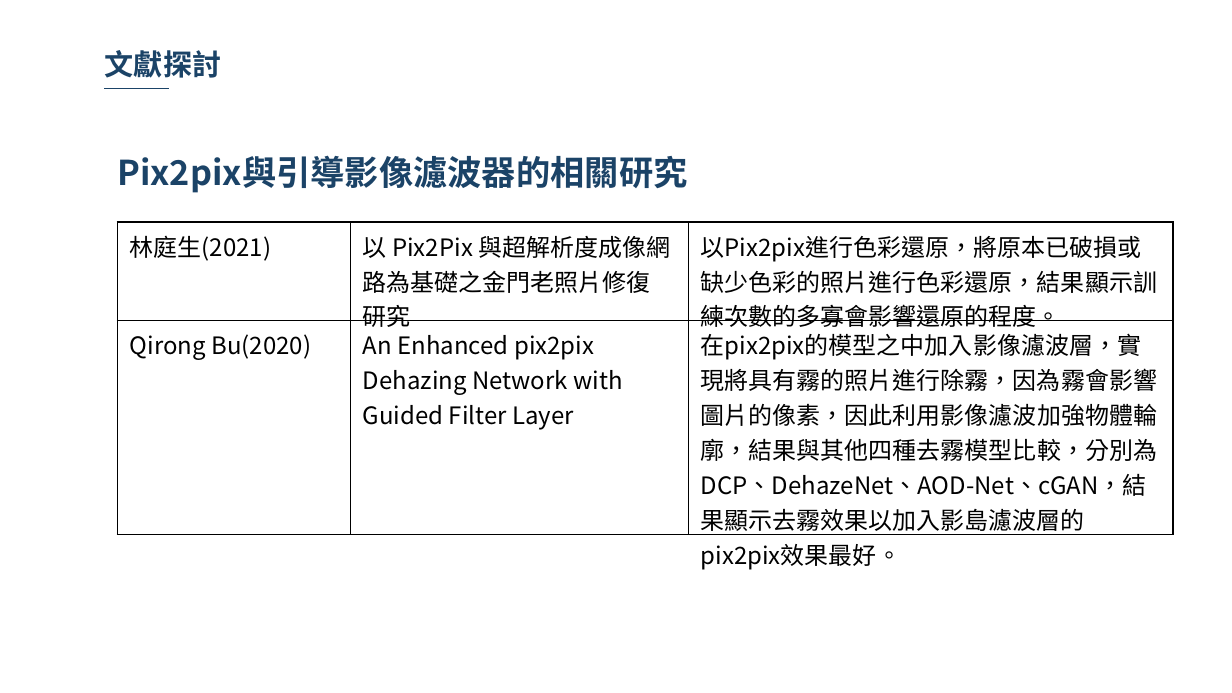
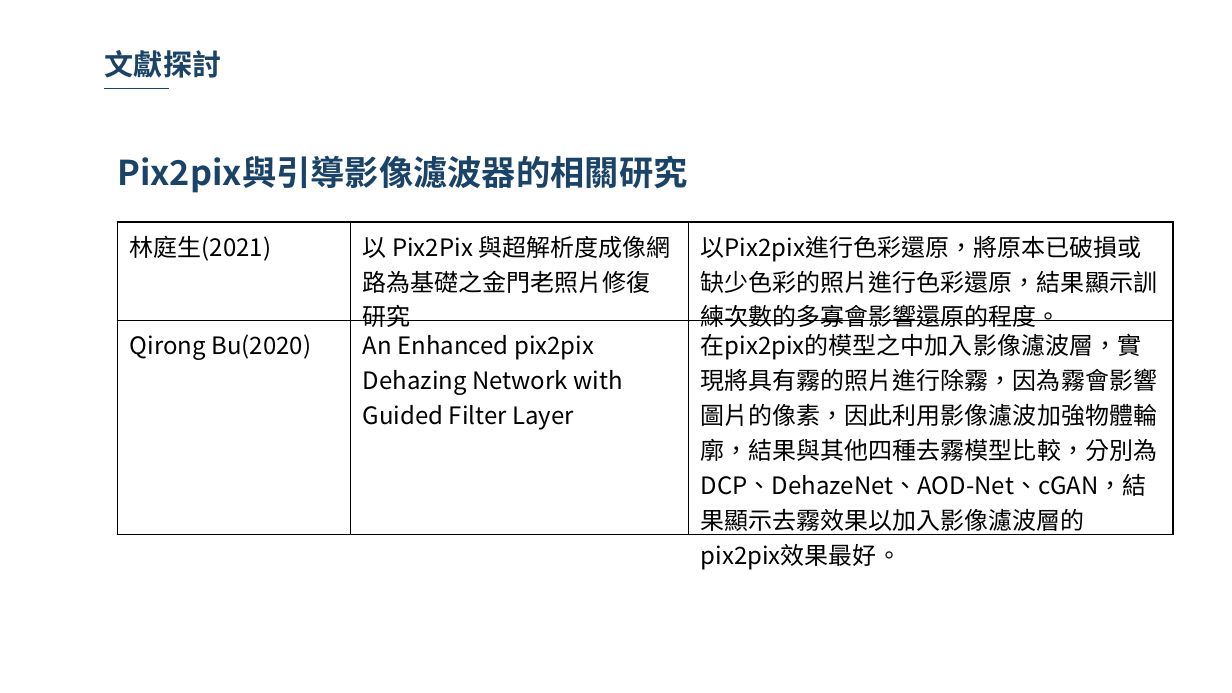
Before and after one commit to 10994015/paper, a slide deck: slide 29 of 論文/論文寫作期末報告.pptx. Drawn at 1232x693 pixels with LibreOffice and Linux fonts; fonts in the diff are those of the drawing; background and template pictures are left out. Boxes give left, top, right and bottom in pixels: in the first picture for what was removed or moved away, otherwise in the second. Text is boxed around its words. In the diff, an @@ line names an element or a change of style, - is before the commit and + after.

```diff
--- a/論文/論文寫作期末報告.pptx
+++ b/論文/論文寫作期末報告.pptx
@@ table at <box>117,222,1172,574</box> @@
-row 2, column 3: 在pix2pix的模型之中加入影像濾波層，實現將具有霧的照片進行除霧，因為霧會影響圖片的像素，因此利用影像濾波加強物體輪廓，結果與其他四種去霧模型比較，分別為DCP、DehazeNet、AOD-Net、cGAN，結果顯示去霧效果以加入影島濾波層的pix2pix效果最好。
+row 2, column 3: 在pix2pix的模型之中加入影像濾波層，實現將具有霧的照片進行除霧，因為霧會影響圖片的像素，因此利用影像濾波加強物體輪廓，結果與其他四種去霧模型比較，分別為DCP、DehazeNet、AOD-Net、cGAN，結果顯示去霧效果以加入影像濾波層的pix2pix效果最好。
```
Also in this commit, not shown: 8 other slides changed, 1 slide added, 1 other file.
